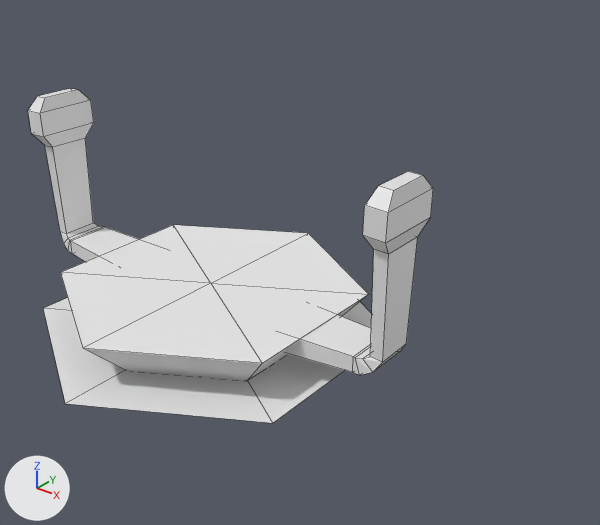
Two versions of the Blender file Assets/Models/Player Buildings/Military/BasicUnitFactory.blend, one commit apart.
One viewpoint serves both versions: a 50 mm lens placed at (2.91, -2.86, 2.33), pointed at (0.57, 0.07, 0.51). The lights are fixed; the arrows at lower left show +X, +Y and +Z. Mesh edges are drawn as thin lines.

In view in the first picture: 'Build Platform', 'Cube', 'Tile Surface'.
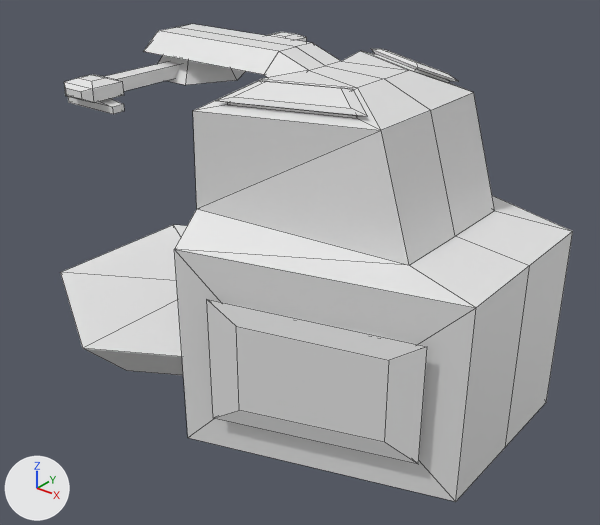
Commit message: Model for basic unit factory

What the commit changed:
Mesh me_cube_002 is new.
It has 69 vertices, 61 faces and spans x -0.22..1.78, y 0.0..0.8, z -0.03..1.59.
Mesh me_circle is new.
It has 46 vertices, 42 faces and spans x -0.249..0.249, y 0.0..0.743, z 1.358..1.495.
Object 'Cube' (ob_cube) is now hidden.
Object 'Tile Surface' (ob_tile_surface) is now hidden.
Object 'Cube.001' (ob_cube_001) is new; it shows me_cube_002.
Its location is (0.0, 0.0, 0.0).
It gains a MIRROR modifier named 'Mirror'.
Modifier setting: use_axis = (False, True, False).
Object 'Circle' (ob_circle) is new; it shows me_circle.
Its location is (0.0, 0.0, 0.0).
It gains a MIRROR modifier named 'Mirror'.
Modifier setting: use_axis = (False, True, False).

Boxes [x1, y1, x2, y2] around the edits, measured in the pictures (600 x 525 px):
'Cube.001', added: after [143, 24, 573, 502]
'Cube', hidden: before [28, 88, 433, 375]
'Tile Surface', hidden: before [43, 298, 372, 423]
'Circle', added: after [64, 32, 307, 114]
'Build Platform', unchanged, covered by the edit: before [60, 225, 369, 381]; after [60, 225, 187, 375]
